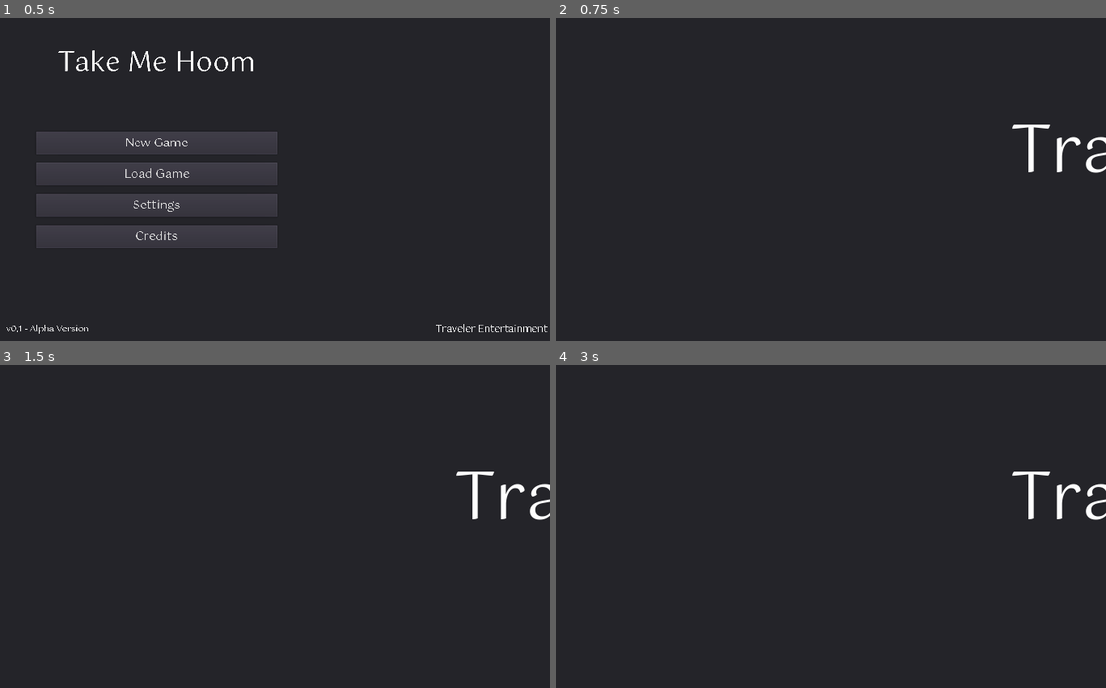
Above: before the commit, frames 1-4 (two rows, left to right).
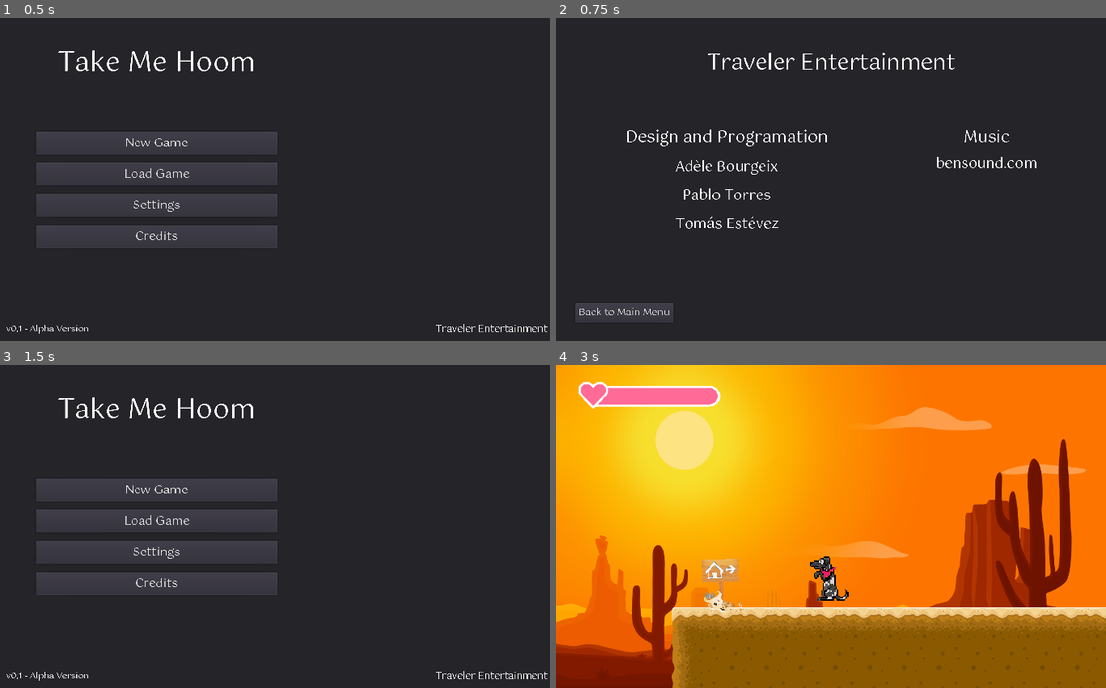
Above: after the commit, the same moments.

Repository: pabtorres/take-me-hoom
Game: Godot game, scene res://scenes/Menu.tscn
The game is run twice, just before and just after one commit, with the same random seed, the same clock (stepped at 60 frames per second) and the same inputs.
Inputs (mouse positions are in pixels of both pictures, inside the frame that each line leads up to):
- Up to frame 1 (0.5 s): no input
- Up to frame 2 (0.75 s): click "Credits" at 0.5 s
- Up to frame 3 (1.5 s): click (66, 658) at 1.25 s, where only the run after the commit has a clickable "Back to Main Menu"
- Up to frame 4 (3 s): click (710, 490) at 2 s, where only the run after the commit has a clickable "New Game"; click (1056, 655) at 2.75 s, where only the run after the commit has a clickable "Start Adventure"

Frame 1 is identical in both runs. In frame 2, 2.9% of the frame differs, in the area x 3-100%, y 10-95%; in frame 3, 9.0%; in frame 4, 100%, in the area x 0-100%, y 0-100%.

Commit message:
minos fixes

Diff:
--- a/scenes/Credits.tscn
+++ b/scenes/Credits.tscn
@@ -43,6 +43,7 @@
 [node name="Panel" type="Panel" parent="CanvasLayer"]
 margin_right = 1024.0
 margin_bottom = 600.0
+rect_scale = Vector2( 0.333, 0.333 )
 __meta__ = {
 "_edit_use_anchors_": false
 }
--- a/scripts/LevelManager.gd
+++ b/scripts/LevelManager.gd
@@ -35,6 +35,7 @@
 	current_level = 0
 	get_tree().change_scene(level_dict_scenes[current_level])
 	reset_spawn_positions()
+	Global.reset_player_powerups()
 	MusicManager.change_music(current_level)
 
 func turn_to_night():
